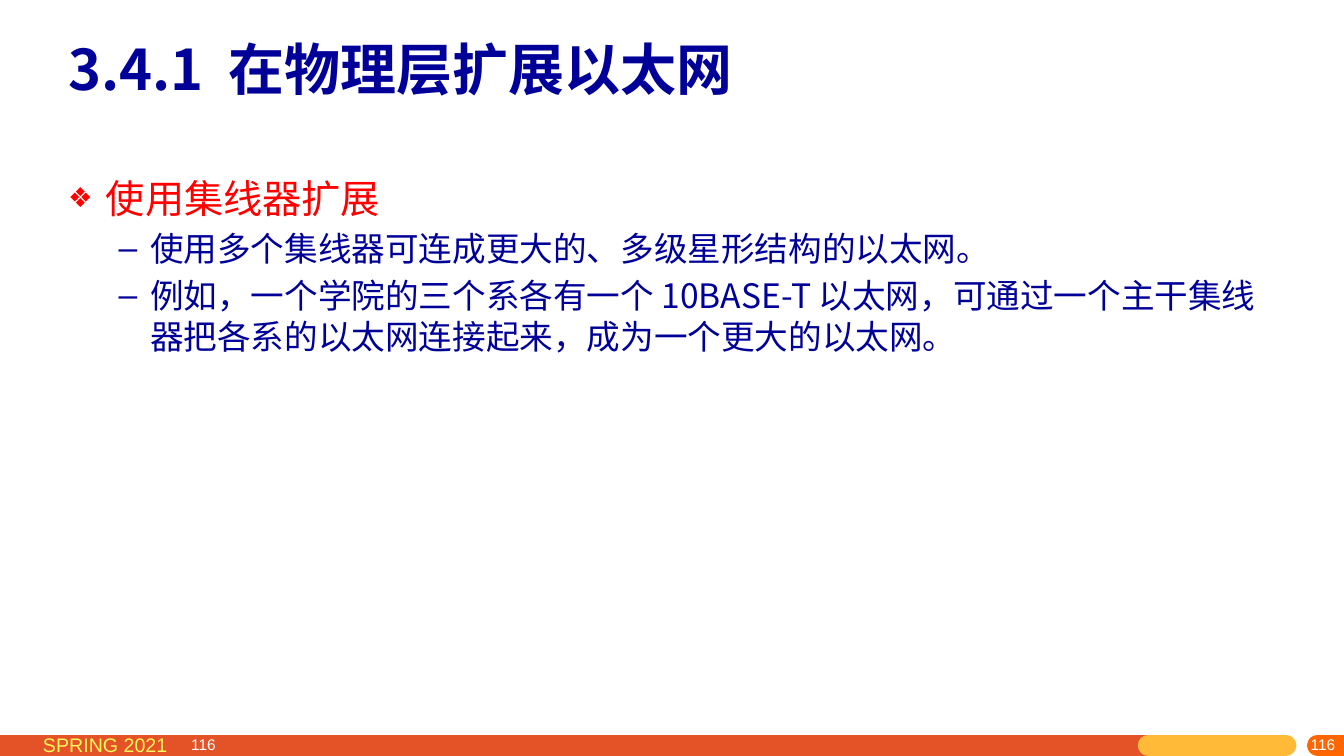
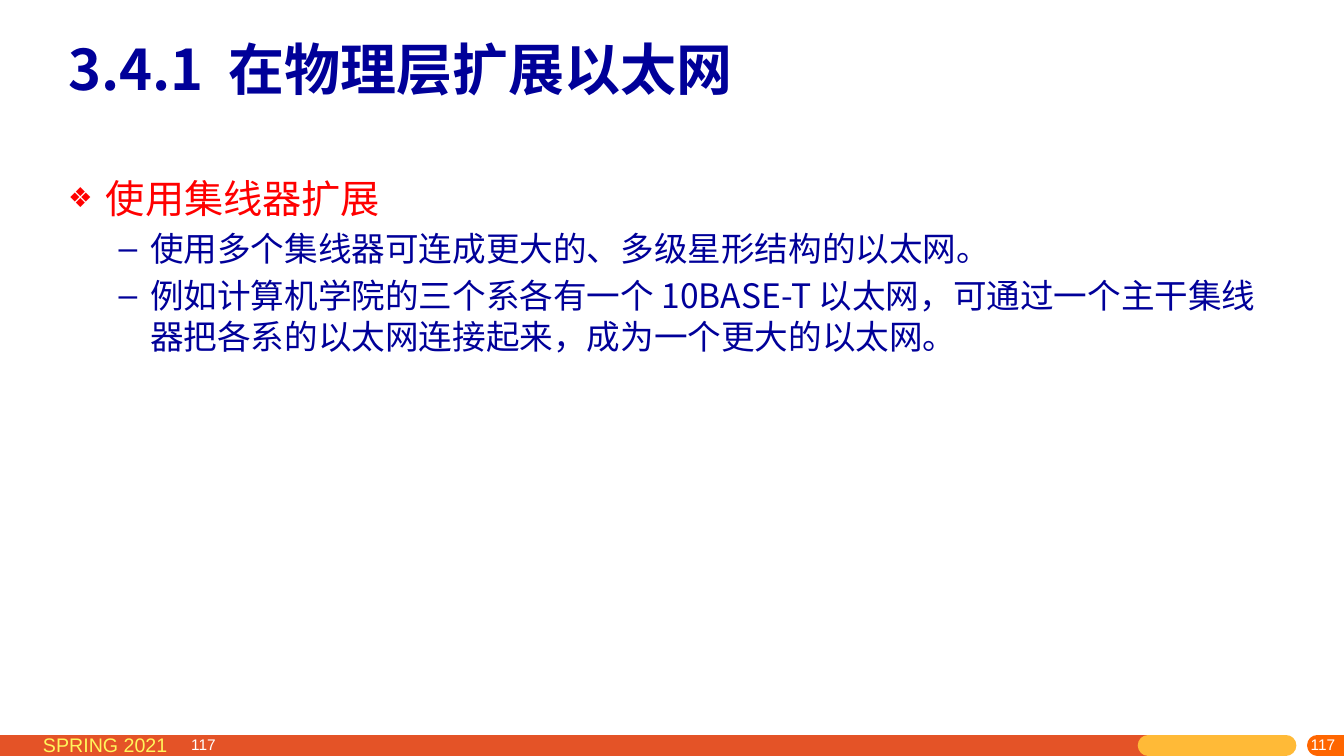
Before and after one commit to network-whu/2021, a slide deck: slide 117 of slides/instruction/03.pptx (slide 116 before the commit). Drawn at 1344x756 pixels with LibreOffice and Linux fonts; fonts in the diff are those of the drawing. Boxes give left, top, right and bottom in pixels: in the first picture for what was removed or moved away, otherwise in the second. Text is boxed around its words. In the diff, an @@ line names an element or a change of style, - is before the commit and + after.

```diff
--- a/slides/instruction/03.pptx
+++ b/slides/instruction/03.pptx
@@ text at bbox=[150, 279, 1256, 353]: text changed @@
-  – 例如，一个学院的三个系各有一个 10BASE-T 以太网，可通过一个主干集线器把各系的以太网连接起来，成为一个更大的以太网。
+  – 例如计算机学院的三个系各有一个 10BASE-T 以太网，可通过一个主干集线器把各系的以太网连接起来，成为一个更大的以太网。
@@ page number at bbox=[191, 739, 216, 750]: text changed @@
-116
+117
@@ page number at bbox=[1085, 738, 1344, 756]: text changed @@
-116
+117
@@ page number at bbox=[1309, 737, 1334, 753]: text changed @@
-116
+117
@@ page number at bbox=[1326, 739, 1344, 750]: text changed @@
-116
+117
```
Also in this commit, not shown: 23 other slides changed, 5 slides added, 3 other files.
